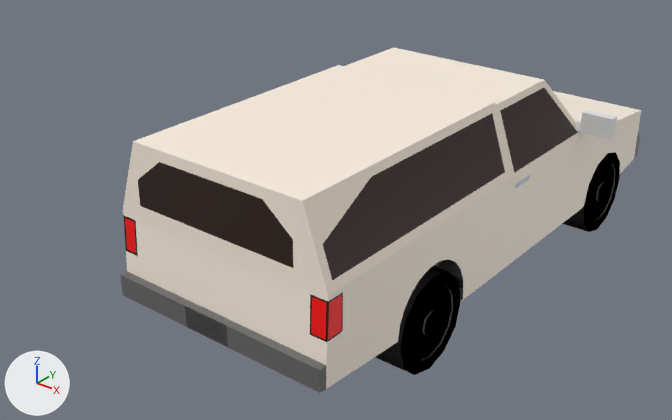
The glTF model car06.glb as it was, and as the next commit left it.
The view is the same before and after, from a 50 mm lens placed at (8.8, 45.9, 4.04), pointed at (4.21, 51.63, 0.48). The axes (+X, +Y, +Z) are drawn at lower left. The lights are the same throughout. The first picture is the older version. Where no turn or scale is listed for an object, it has been applied to the vertices. Vertices at exactly the same position are counted once.

In view in the first picture: 'Geom3D', 'Geom3D.001', 'Geom3D.002', 'Geom3D.005', 'Geom3D.006', 'Geom3D.013', 'Geom3D.015', 'Geom3D.016', 'Geom3D.017', 'Geom3D.018', 'Geom3D.020', 'Geom3D.021', 'Geom3D.023', 'Geom3D_Simple small pickup truck' and 1 more.
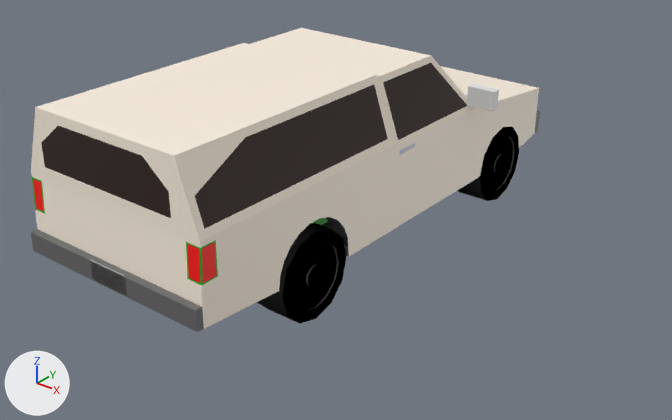
ob_untitled is not drawn itself; it is the parent of ob_simple_small_pickup_truck.
ob_simple_small_pickup_truck is not drawn itself; it is the parent of ob_truck_wheel, ob_truck_wheel_1, ob_truck_wheel_1_001, ob_truck_wheel_1_002, ob_tire_cover, ob_tire_cover_1.

Boxes [x1, y1, x2, y2] around the edits, measured in the pictures (672 x 420 px):
'Geom3D.001', moved
    before: [123, 48, 641, 389]
    after: [31, 28, 539, 329]
'Geom3D.002', moved
    before: [138, 88, 578, 280]
    after: [41, 63, 467, 229]
'Geom3D', moved
    before: [120, 134, 640, 393]
    after: [31, 111, 540, 332]
'Geom3D.018', moved
    before: [409, 285, 453, 362]
    after: [291, 241, 339, 311]
'Geom3D.016', moved
    before: [376, 266, 461, 375]
    after: [257, 223, 346, 323]
'Geom3D.005', moved
    before: [125, 218, 342, 340]
    after: [33, 179, 217, 283]
'Geom3D.015', moved
    before: [589, 163, 615, 222]
    after: [485, 136, 514, 191]
'Geom3D.013', moved
    before: [562, 152, 620, 232]
    after: [458, 127, 519, 201]
'Geom3D.017', moved
    before: [405, 279, 457, 367]
    after: [287, 236, 342, 317]
'Geom3D.023', reshaped (10% shorter)
    before: [185, 110, 617, 346]
    after: [90, 84, 499, 296]
'Geom3D.021', moved
    before: [580, 112, 613, 140]
    after: [467, 86, 494, 112]
'Geom3D_Simple small pickup truck', moved (mostly hidden)
    before: [124, 216, 442, 342]
    after: [32, 177, 328, 285]
'Geom3D.014', moved
    before: [587, 158, 617, 226]
    after: [483, 132, 516, 196]
'Geom3D.020', moved
    before: [436, 259, 463, 300]
    after: [322, 217, 349, 257]
'Geom3D.006', moved (mostly hidden)
    before: [515, 175, 530, 189]
    after: [399, 143, 415, 155]

What the commit changed:
me_mesh_22 is used by ob_geom3d_021; location (0.0, 0.0, 0.0).
me_mesh_22 had 11 vertices, 7 faces and spanned x 3.66..6.07, y 52.88..52.95, z 1.19..1.37.
me_mesh_22 now has 11 vertices, 7 faces and spans x 2.55..4.96, y 52.88..52.95, z 1.19..1.37.
me_mesh_22 part 1: the whole mesh is moved by (-1.11, 0.0, 0.0).
me_mesh_24 is used by ob_geom3d_023; location (0.0, 0.0, 0.0).
me_mesh_24 had 32 vertices, 38 faces and spanned x 3.66..6.07, y 49.49..53.03, z 0.52..1.37.
me_mesh_24 now has 32 vertices, 38 faces and spans x 2.55..4.96, y 49.49..53.03, z 0.53..1.37.
me_mesh_24 part 2: the whole mesh is multiplied about its middle by the matrix ((1.001, -0.026, -0.001), (0.0, 1.0, 0.0), (0.0, -0.003, 1.0)), then moved by (-1.07, 0.0, 0.01).
Object 'Untitled' (ob_untitled) moves from (2910.0, 0.0, 55597.0) to (2310.0, 0.0, 55597.0).
Object 'Simple small pickup truck' (ob_simple_small_pickup_truck) moves from (77.54, 0.0, 40.39) to (77.54, 0.0, 21.34).
Object 'Geom3D' (ob_geom3d) moves from (3.936, 53.627, 0.0) to (2.852, 53.627, 0.0).
Object 'Geom3D.001' (ob_geom3d_001) moves from (3.936, 53.627, 0.0) to (2.852, 53.627, 0.0).
Object 'Geom3D.002' (ob_geom3d_002) moves from (3.936, 53.627, 0.0) to (2.852, 53.627, 0.0).
Object 'Geom3D_Simple small pickup truck' (ob_geom3d_simple_small_pickup_truck) moves from (3.936, 53.627, 0.0) to (2.852, 53.627, 0.0).
Object 'Geom3D.005' (ob_geom3d_005) moves from (3.936, 53.627, 0.0) to (2.852, 53.627, 0.0).
Object 'Geom3D.006' (ob_geom3d_006) moves from (3.936, 53.627, 0.0) to (2.852, 53.627, 0.0).
Object 'Geom3D.020' (ob_geom3d_020) moves from (5.458, 51.171, 0.385) to (4.374, 51.171, 0.385).
